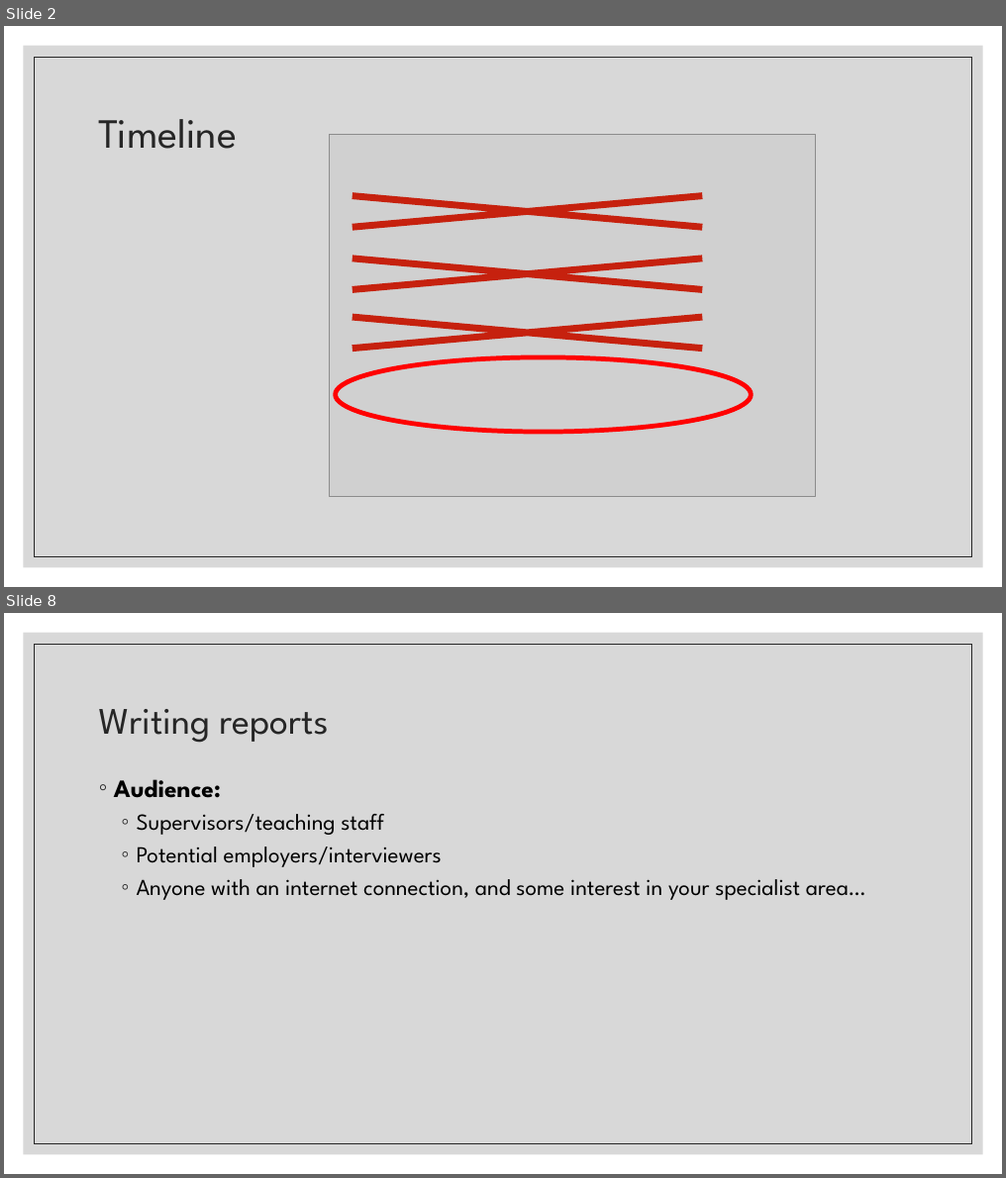
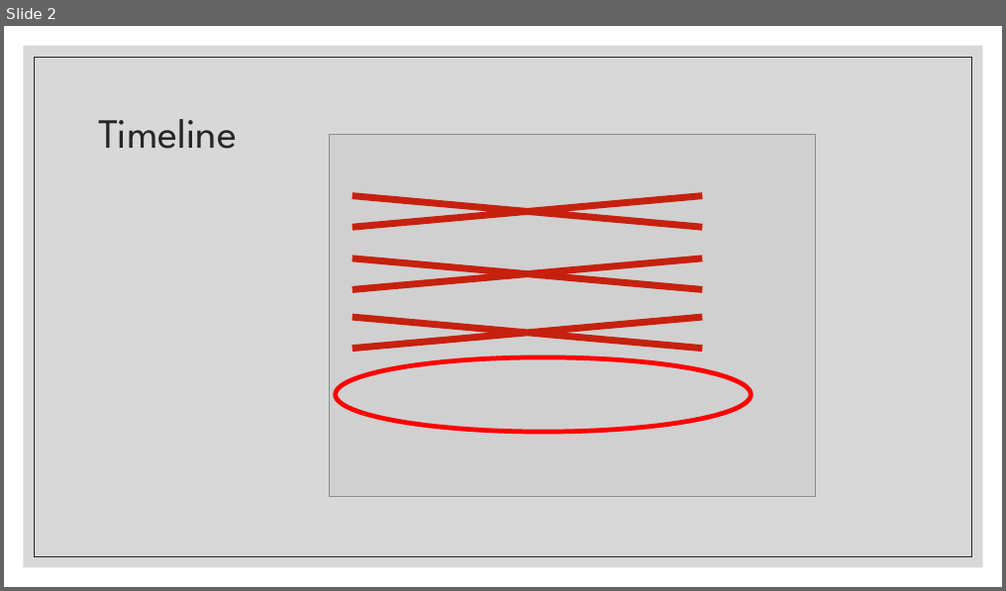
Before and after one commit to Falmouth-Games-Academy/COMP2x0-workshop-slides, a slide deck: COMP2x0-portfolio-workshop-07.pptx. Shown one above the other, each under a label of ours: slides 2 and 8 before the commit, slide 2 after it; the slides between them are not shown. The pictures are 1006x1178 and 1006x591 pixels, drawn with LibreOffice and Linux fonts; fonts in the diff are those of the drawing; grey boxes stand for pictures. Boxes give left, top, right and bottom in pixels: in the first picture for what was removed or moved away, otherwise in the second. Text is boxed around its words. In the diff, an @@ line names an element or a change of style, - is before the commit and + after.

```diff
--- a/COMP2x0-portfolio-workshop-07.pptx
+++ b/COMP2x0-portfolio-workshop-07.pptx
@@ slide 8 removed at (4,613,1002,1174), background #FFFFFF; not listed: 2 template elements that a slide beside it also shows @@
@@ title removed at (99,709,328,743) @@
-Writing reports
@@ text removed at (114,779,866,900) @@
-◦ Audience:
-  ◦ Supervisors/teaching staff
-  ◦ Potential employers/interviewers
-  ◦ Anyone with an internet connection, and some interest in your specialist area…
```
Also in this commit, not shown: 1 slide changed, 9 slides added, 8 other slides removed, 1 other file.
